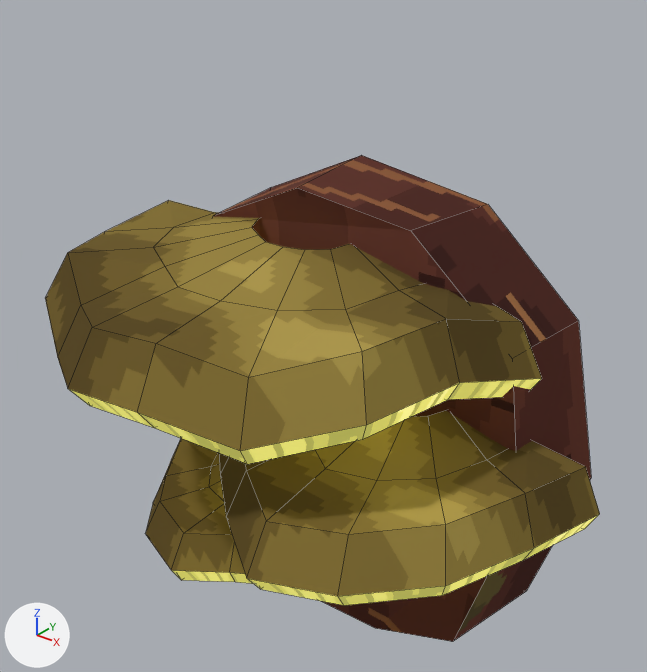
The Blender file output/anthill/models-v1/AN39-wall-fungi/AN39.blend, before and after one commit.
One viewpoint serves both versions: a 50 mm lens placed at (0.862, -1.287, 1.311), pointed at (0.024, -0.24, 0.661). Arrows for +X, +Y and +Z are at lower left; the lights stay in place. The first picture is the older version. Mesh edges are drawn as thin lines.

In view in the first picture: 'AN39a_Earth', 'AN39a_Props'.
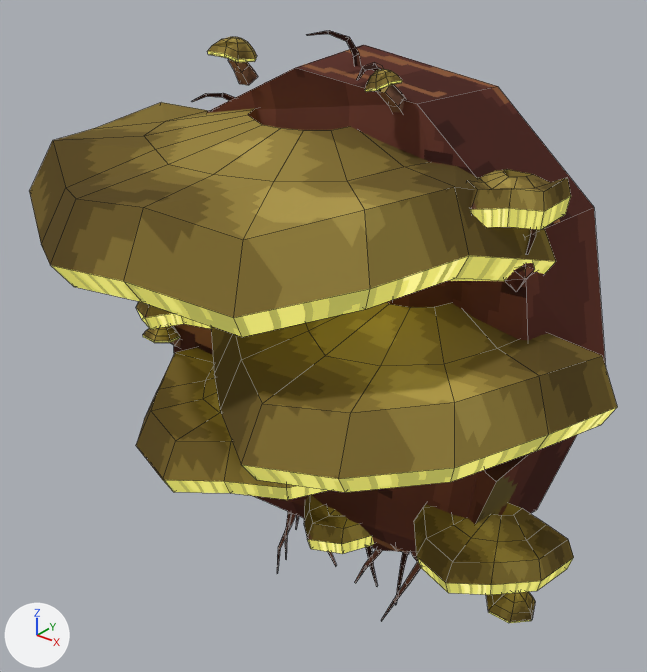
The change, as a list of edits to the scene's bpy script:
```text
Add img_t_ant_root_png:
    img_t_ant_root_png = load_image('T_Ant_Root.png', '../_kit/tex/T_Ant_Root.png', 256, 256, 'sRGB')
Add mat_m_ant_root:
    mat_m_ant_root = principled_material('M_Ant_Root')
    mat_m_ant_root.texture = img_t_ant_root_png
    mat_m_ant_root.roughness = 1.0
    mat_m_ant_root.specular_ior_level = 0.05
Change me_an39a_earth:
    used by ob_an39a_earth; location = (0.0, 0.0, 0.0)
    remove me_an39a_earth.from_pydata(...)  # 20 vertices, 12 faces; spans x -0.44..0.42, y -0.228..0.0, z 0.0..0.9
    add me_an39a_earth.from_pydata(...)  # 44 vertices, 23 faces; spans x -0.44..0.42, y -0.228..0.0, z 0.191..1.091
    me_an39a_earth part 1: the whole mesh is rebuilt
Change me_an39a_props:
    used by ob_an39a_props; location = (0.0, 0.0, 0.0)
    remove me_an39a_props.from_pydata(...)  # 171 vertices, 153 faces; spans x -0.49..0.49, y -0.632..-0.14, z 0.14..0.81
    add me_an39a_props.from_pydata(...)  # 777 vertices, 769 faces; spans x -0.49..0.49, y -0.632..-0.14, z 0.216..1.113
    me_an39a_props part 2: the loose piece of 61 vertices spanning x -0.49..0.37, y -0.632..-0.14, z 0.51..0.81 is moved by (0.0, 0.0, 0.191)
    me_an39a_props part 3: the loose piece of 55 vertices spanning x -0.17..0.49, y -0.583..-0.14, z 0.31..0.57 is moved by (0.0, 0.0, 0.191)
    me_an39a_props part 4: the loose piece of 55 vertices spanning x -0.37..0.13, y -0.487..-0.14, z 0.14..0.34 is moved by (0.0, 0.0, 0.191)
    me_an39a_props part 5: 298 vertices added at x -0.241..0.46, y -0.319..-0.14, z 0.216..1.113
    me_an39a_props part 6: 138 vertices added at x -0.45..-0.063, y -0.313..-0.14, z 0.472..0.656
    me_an39a_props part 7: 127 vertices added at x 0.096..0.38, y -0.272..-0.14, z 0.808..1.1
    other edits to the shape of me_an39a_props do not show in these pictures
Add me_an39a_root:
    me_an39a_root.from_pydata(...)  # 225 vertices, 180 faces; spans x -0.304..0.352, y -0.222..-0.052, z 0.0..1.137
    me_an39a_root.materials.append(mat_m_ant_root)  # picture img_t_ant_root_png
Add ob_an39a_root:
    ob_an39a_root = bpy.data.objects.new('AN39a_Root', me_an39a_root)
    ob_an39a_root.location = (0.0, 0.0, 0.0)
```

Boxes [x1, y1, x2, y2] around the edits, measured in the pictures (647 x 672 px; the box of a moved part takes in the faces that stretch with it):
'AN39a_Props', reshaped (45% taller): before [45, 200, 600, 605]; after [29, 37, 617, 623]
'AN39a_Earth', reshaped (14% wider): before [213, 155, 591, 642]; after [174, 45, 605, 552]
'AN39a_Root', added: after [192, 30, 536, 622]
part 2 of me_an39a_props, moved or reshaped: before [45, 200, 542, 464]; after [29, 102, 556, 337]
part 3 of me_an39a_props, moved or reshaped: before [219, 410, 600, 605]; after [211, 302, 617, 492]
part 4 of me_an39a_props, moved or reshaped: before [146, 438, 253, 584]; after [136, 348, 329, 500]
part 5 of me_an39a_props, added: after [207, 37, 574, 623]
part 6 of me_an39a_props, added (yellow): after [136, 302, 211, 348]
part 7 of me_an39a_props, added: after [365, 69, 571, 292]
